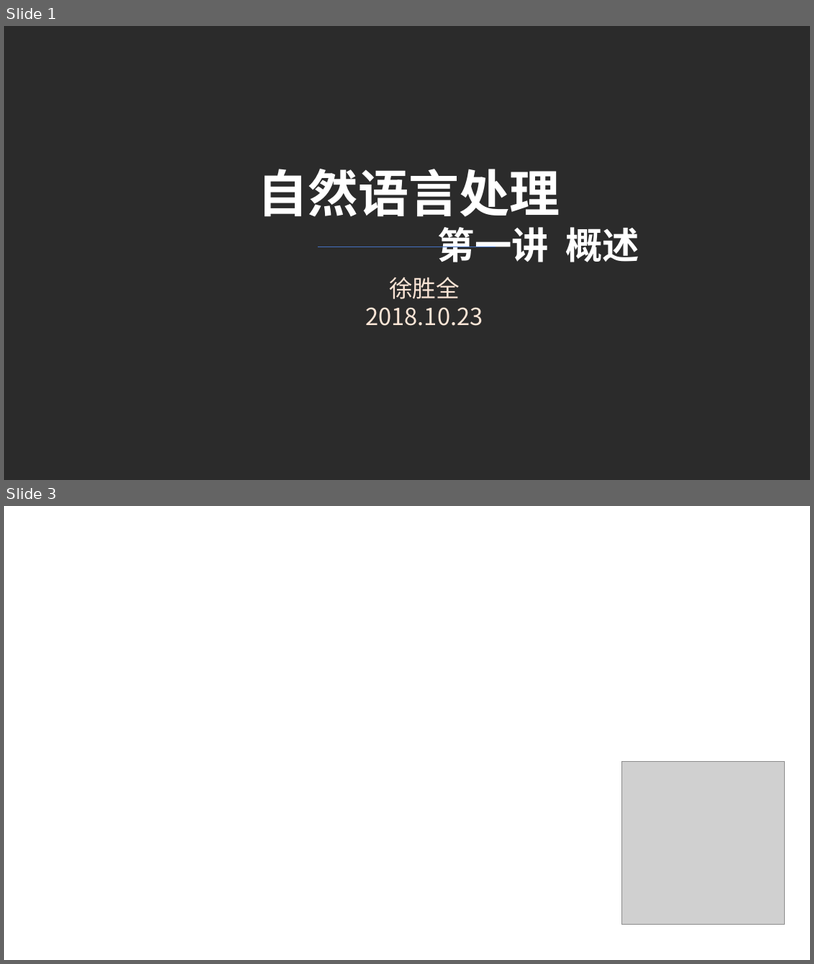
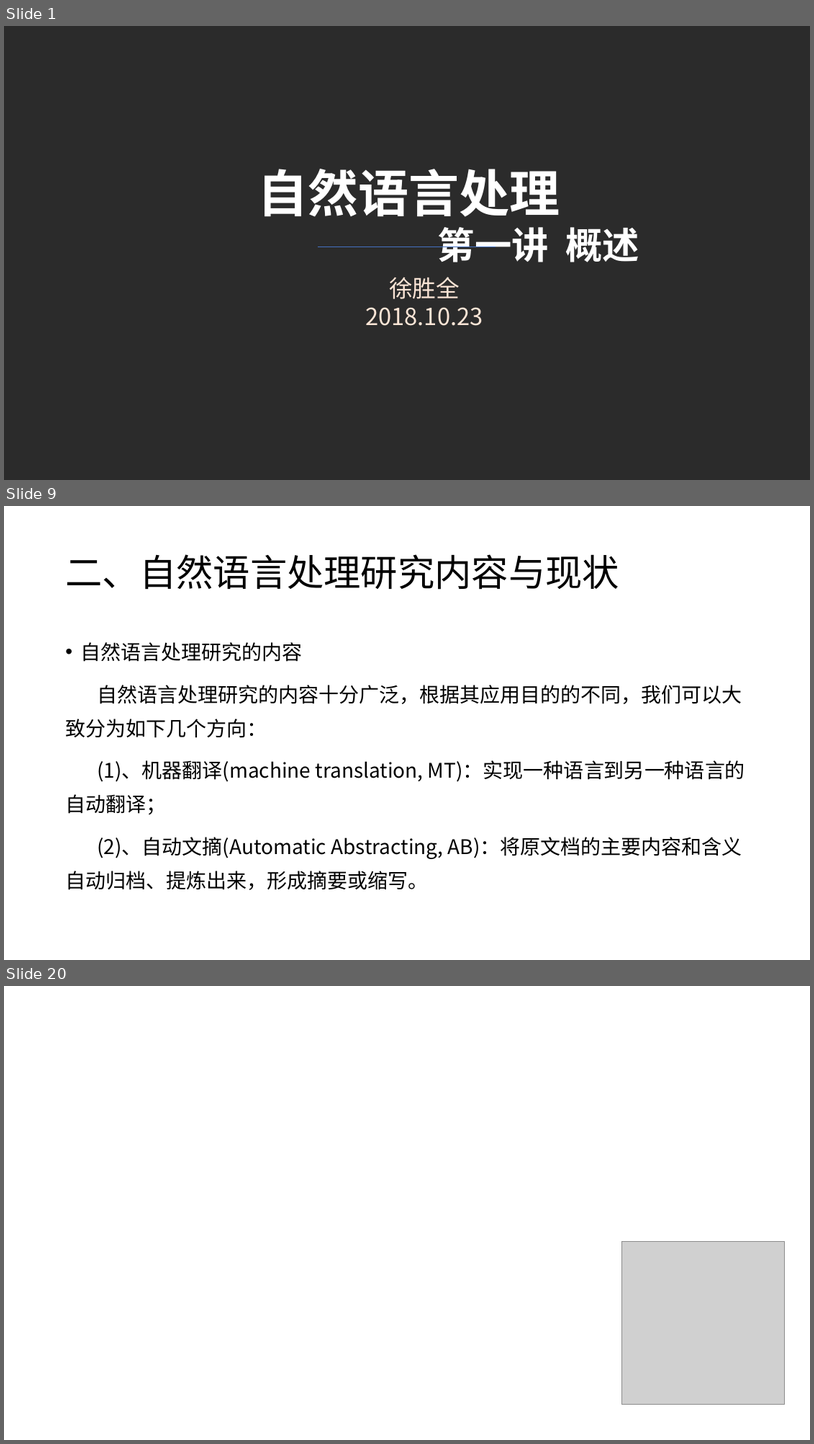
Before and after one commit to charlesXu86/Chatbot_CN, a slide deck: Chatbot_Doc/课程/自然语言处理-1.pptx. Shown one above the other, each under a label of ours: slides 1 and 3 before the commit, slides 1, 9 and 20 after it; the slides between them are not shown. The pictures are 814x964 and 814x1444 pixels, drawn with LibreOffice and Linux fonts; fonts in the diff are those of the drawing; grey boxes stand for pictures; background and template pictures are left out; a plain dark background stands for a picture behind light text. Boxes give left, top, right and bottom in pixels: in the first picture for what was removed or moved away, otherwise in the second. Text is boxed around its words. In the diff, an @@ line names an element or a change of style, - is before the commit and + after.

```diff
--- a/Chatbot_Doc/课程/自然语言处理-1.pptx
+++ b/Chatbot_Doc/课程/自然语言处理-1.pptx
@@ slide 9 added at (4,506,810,960), background #FFFFFF @@
@@ title added at (65,554,620,590), 44 pt, text #000000 @@
+二、自然语言处理研究内容与现状
@@ text added at (65,642,746,890), 24 pt, text #000000 @@
+• 自然语言处理研究的内容
+自然语言处理研究的内容十分广泛，根据其应用目的的不同，我们可以大致分为如下几个方向：
+(1)、机器翻译(machine translation, MT)：实现一种语言到另一种语言的自动翻译；
+(2)、自动文摘(Automatic Abstracting, AB)：将原文档的主要内容和含义自动归档、提炼出来，形成摘要或缩写。
@@ what was slide 3 is now slide 20 @@
```
Also in this commit, not shown: 16 other slides added.
